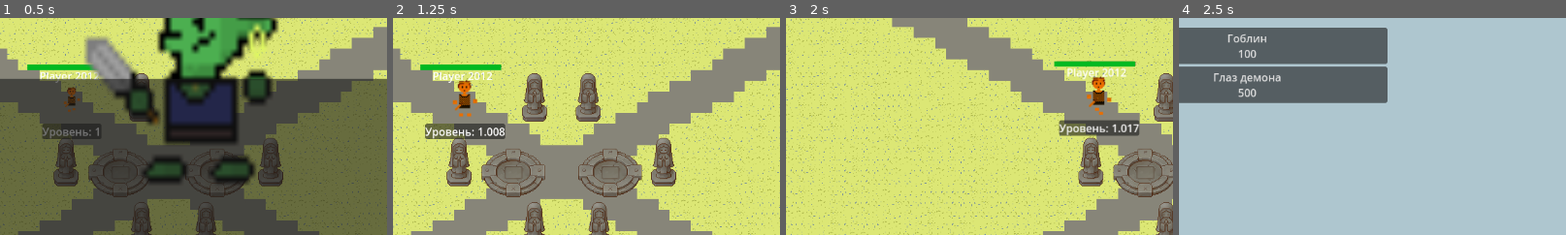
Above: before the commit, frames 1-4 (left to right).
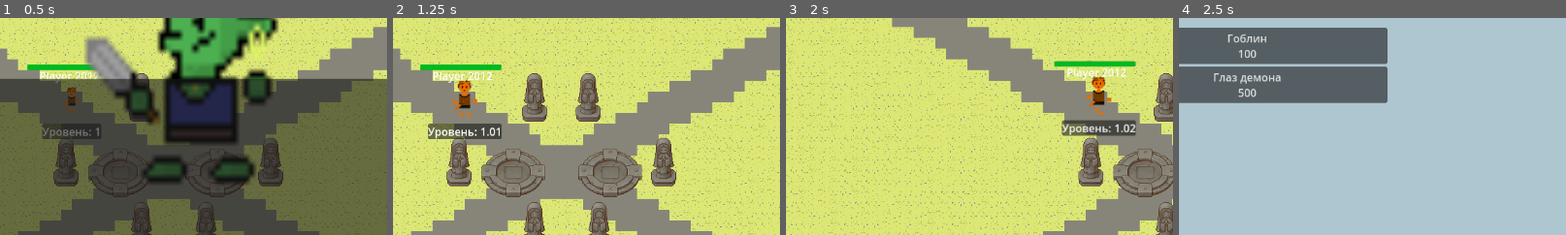
Above: after the commit, the same moments.

Repository: lunaro-4/WerewolfDestroyers
Game: Godot game, scene res://Scenes/main_scene.tscn
Two runs of this game, one before a commit and one after it. Both use one fixed random seed, a clock stepped at 60 frames per second and the inputs below. This scene is started directly instead of the project's main scene. The engine's default icon, where the game draws it, is replaced by a stand-in: a white triangle on a blue panel in a dark square.
Inputs (mouse positions are % of the whole screen's width and height, from its top left):
- Up to frame 1 (0.5 s): no input
- Up to frame 2 (1.25 s): click "..." at 0.5 s
- Up to frame 3 (2 s): click (12, 72) at 1.25 s
- Up to frame 4 (2.5 s): tap Enter (Suget) at 2 s; move the mouse to (72, 45) at 2.02 s; hold Right (right) from 2.03 s (still down); click (72, 45) at 2.1 s; tap Tab (Shop) at 2.27 s
The pictures show only the part of the screen within x 41-91%, y 35-85%; the shares and areas given below are measured in that part.

Frame 1 is identical in both runs. In frame 2, 0.6% of the frame differs, in the area x 8-30%, y 48-56%; in frame 3, 0.6%, in the area x 70-92%, y 46-55%; in frame 4, nothing differs.

Commit message:
Правки 2

Diff:
--- a/Scripts/player_character.gd
+++ b/Scripts/player_character.gd
@@ -5,7 +5,7 @@
 
 @onready var level: float = 1.0
 
-@onready var difficulty_scale : float = 1.2
+@onready var difficulty_scale : float = 1.4
 
 @onready var not_second_level : bool = true
 
